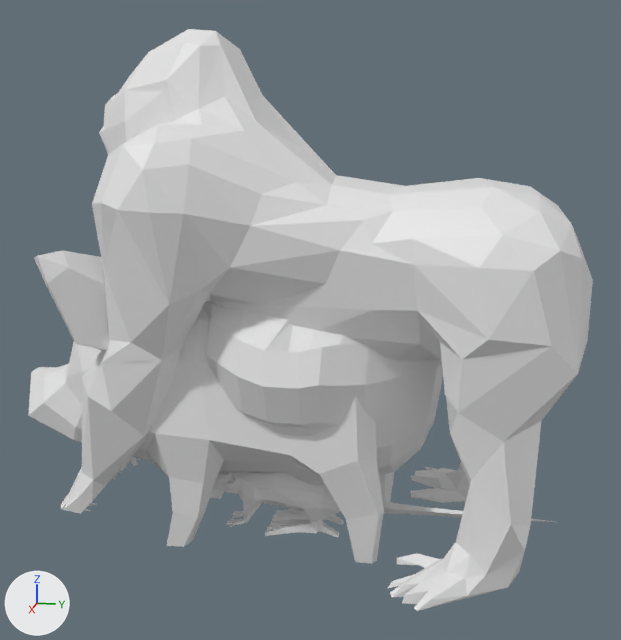
A saved change to the OBJ model final_project4/Assets/Mesh/Gorilla/Walk/Gorilla_000006.obj.
Rendered twice from a 50 mm lens placed at (3.64, 0.88, 1.92), pointed at (-0.02, 0.15, 1.0). The lights are fixed; the arrows at lower left show +X, +Y and +Z. Where no turn or scale is listed for an object, it has been applied to the vertices.

Objects in the first picture: '10664_Gorilla_v2', 'Chicken', 'grp1_Mesh', 'pig'.
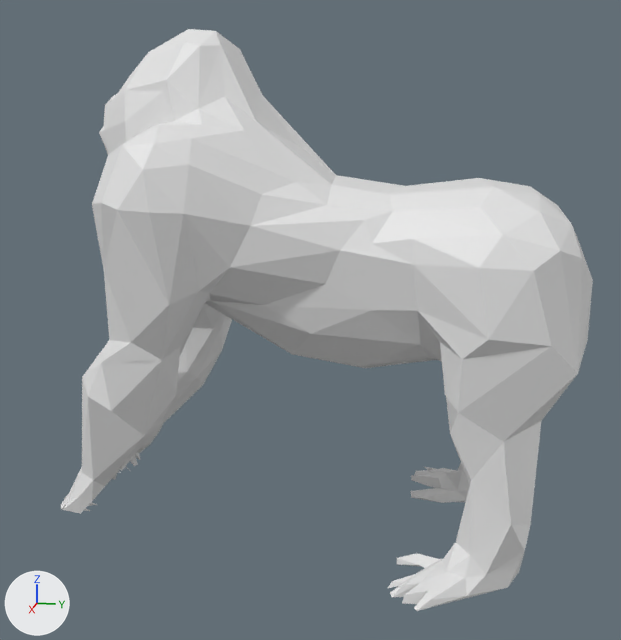
What differs and where, as boxes [x1, y1, x2, y2] in the pictures (621 x 640 px):
'pig', deleted: before [28, 250, 394, 564]
'Chicken', deleted: before [202, 187, 443, 538]
'grp1_Mesh', deleted: before [213, 471, 554, 534]

The change, as a list of edits to the scene's bpy script:
```text
Remove ob_chicken:
    ob_chicken = bpy.data.objects.new('Chicken', me_chicken)
    ob_chicken.location = (0.0, 0.0, 0.0)
Remove ob_grp1_mesh:
    ob_grp1_mesh = bpy.data.objects.new('grp1_Mesh', me_grp1_mesh)
    ob_grp1_mesh.location = (0.0, 0.0, 0.0)
Remove ob_pig:
    ob_pig = bpy.data.objects.new('pig', me_pig)
    ob_pig.location = (0.0, 0.0, 0.0)
```
